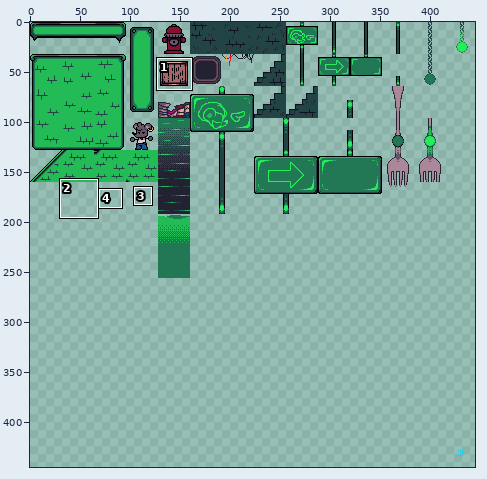
Sprite sheet, stored at assets/WLA00/sprites/tiles/updatedtiles.png. Above, an overview of the earlier version with the close-up marked.
Close-up. Earlier state:
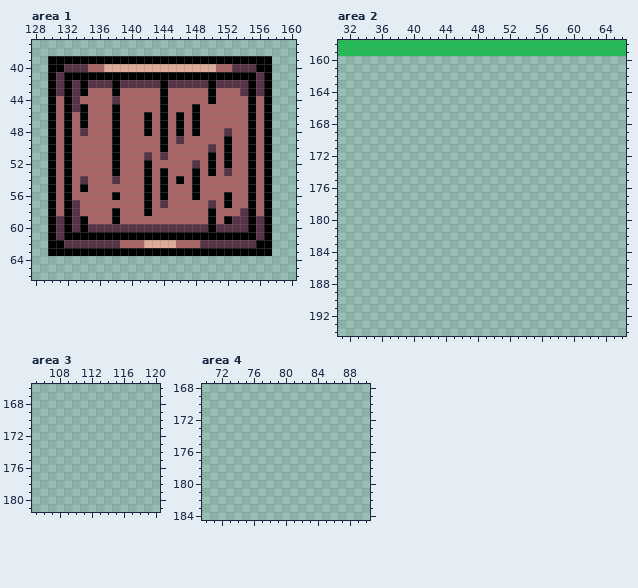
The file is 448x448 pixels. Shown: area 1: x 128..160, y 37..66; area 2: x 31..66, y 158..194; area 3: x 105..120, y 166..181; area 4: x 70..90, y 168..184. The wide view leaves out empty margins. The commit also changed other parts of the picture, which this record leaves out.
After the commit:
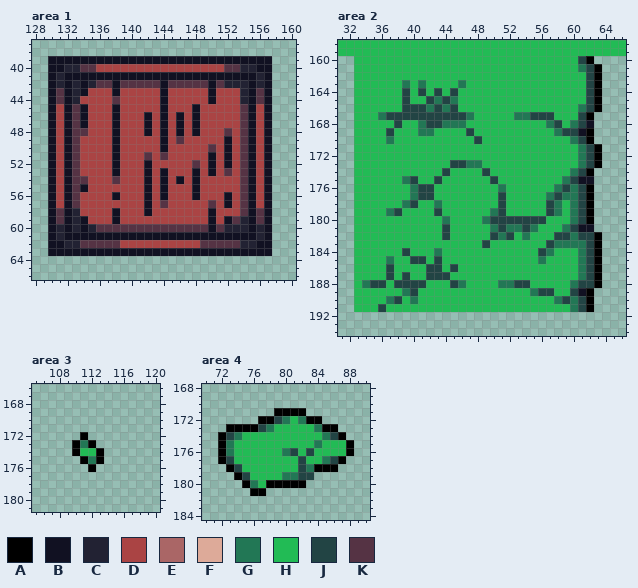
Palette (. is transparent): A #000000  B #111122  C #222233  D #aa4444  E #aa6666  F #ddaa99  G #227755  H #22bb55  J #224444  K #553344
Difference:
Changed rows in their new state; - is an unchanged pixel.
Area 1:
first column x 130:
39 BBBBBBBBBBBBBBBBBBBBBBBBBBBB
40 BBCC-KDDDDDDDDDDDDDDDDK-CCBB
41 BCBBBBBBBBBBBBBBBBBBBBBBBBCB
42 BCBCBC--B-----B-----B-CCCBCB
43 B-BCBDDDBDDDDDBDDDDDBDDDCB-B
44 BKBCDDDD-DDDDDBDDDDDBDDDCBKB
45 BDB-BDDDBDDDDDBDDDBDDDDDKBDB
46 BDBKBDDDBDDDBDBDBDBDDDDDKBDB
47 BDBKBDDDBDDDBDBDBDBDDDDDKBDB
48 BDBK-DDDBDDDBDBDBDBDDD-DKBDB
49 BDBKDDDDBDDDDDBD-DDDDDBDKBDB
50 BDBKDDDDBDDDDDBDDDDD-DBDKBDB
51 BDBKDDDDBDDD-D-DDDDDBDBDKBDB
52 BDBKDDDDBDDDBDDDDD-DBDBDKBDB
53 BDBKDDDDBDDDBDBDDDBDBD-DKBDB
54 BDBK-DDD-DDDBDBDBDBDDDDDKBDB
55 BDBKBDDDDDDDBDBDDDBDDDDDKBDB
56 BDBKDDDDBDDDBDBDDDBDDDBDKBDB
57 BDB-DDDDDDDDBD-DDDDD-DBDKBDB
58 BKBCDDDDBDDDBDDDDDDDBDDD-BKB
59 B-BCBDDDBDDDDDDDDDDDBDB-CB-B
60 BCBCBC--------------B-CCCBCB
61 BCBBBBBBBBBBBBBBBBBBBBBBBBCB
62 BBCC-----DDDDDDDDDD-----CCBB
63 BBBBBBBBBBBBBBBBBBBBBBBBBBBB
Area 2:
first column x 33:
160 HHHHHHHHHHHHHHHHHHHHHHHHHHHHJA-
161 HHHHHHHHHHHHHHHHHHHHHHHHHHHHGJA
162 HHHHHHHHHHHHHHHHHHHHHHHHHHHHHJA
163 HHHHHHGHGHHHHGHHHHHHHHHHHHHHHJA
164 HHHHHHJHJHJHJHHHHHHHHHHHHHHHHJA
165 HHHHHHJHHJGJGHHHHHHHHHHHHHHHHJA
166 HHHHHHJJJGJGJHHHHHHHHHHHHHHHGJA
167 HHHGJJJJJJJJJJGHHHHHGGJJJHHHJA-
168 HHHHHJHHGJJGGGHHHHHHHHHHGJHGJB-
169 HHHHJHHHGGHHHHJHHHHHHHHHHGJJBA-
170 HHHHGHHHHHHHHHHJHHHHHHHHHHHGJA-
171 HHHHHHHHHHHHHHHHHHHHHHHHHHHHGJA
172 HHHHHHHHHHHHHHHHHHHHHHHHHHHHGJA
173 HHHHHHHHHHHHJJGGHHHHHHHHHHHHGJA
174 HHHHHHHHHHHJHHHHJHHHHHHHHHHGJA-
175 HHHHHHGJHHJHHHHHHJHHHHHHHHGJBB-
176 HHHHHHHGJJHHHHHHHHGHHHHHHGJGJA-
177 HHHHHHHGJJHHHHHHHHJHHHHHGJGGJA-
178 HHHHHHGJHHGHHHHHHHJHHHHHJGHGJA-
179 HHHHGJHHHHJHHHHHHGJHHHHHJGHGJA-
180 HHHHHHHHHHHGHHHHGJJJJJJJHHHGJA-
181 HHHHHHHHHHHJHHHHHGJGGJGHHHGJBB-
182 HHHHHHHHHHHJHHHHHJGJHGHHHJJGJJA
183 HHHHHHHHHHHHHHHHJHHHHHHHJGGGGJA
184 HHHHHHJHHHGHHHHHHHHHHHHJGHHHGJA
185 HHHHGHHJJHJHHHHHHHHHHHHGHHHHGJA
186 HHHHJHHHHJJHJHHHHHHHHHHHHHHHGJA
187 HHHHJHJHHJJJHHHHHHHHHHHHHHHHGJA
188 HGJJHJJJJHHHJGHHHHGGJJHHHHHGJJA
189 HHHHHHGJHHHHHHHHHHHHHHGJJHHJBA-
190 HHHHGJHGHHHHHHHHHHHHHHHHHGJGJA-
191 HHHJHHHHHHHHHHHHHHHHHHHHHHHGJA-
Area 3:
first column x 110:
172 -A--
173 AGA-
174 AHHA
175 -AGA
176 --A-
Area 4:
first column x 72:
171 -------AAAA------
172 -----AAJGHGAA----
173 -AAAAJGHHHHHGAA--
174 AJGHHHHHHHHHHGJA-
175 AGHHHHHHHHHHGHHHA
176 AGHHHHHHGJHJHHHHA
177 AJHHHHHHHHJHHGJA-
178 -AJHHHHHHHJGAAA--
179 --AJHHHHGGJJ-----
180 ---AGHAAAAA------
181 ----AA-----------
Boxes around the changes in both close-ups, in picture pixels (x1, y1, x2, y2):
changed: (48, 56, 272, 256)
added: (354, 56, 602, 312)
added: (72, 432, 104, 472)
added: (218, 408, 354, 496)
